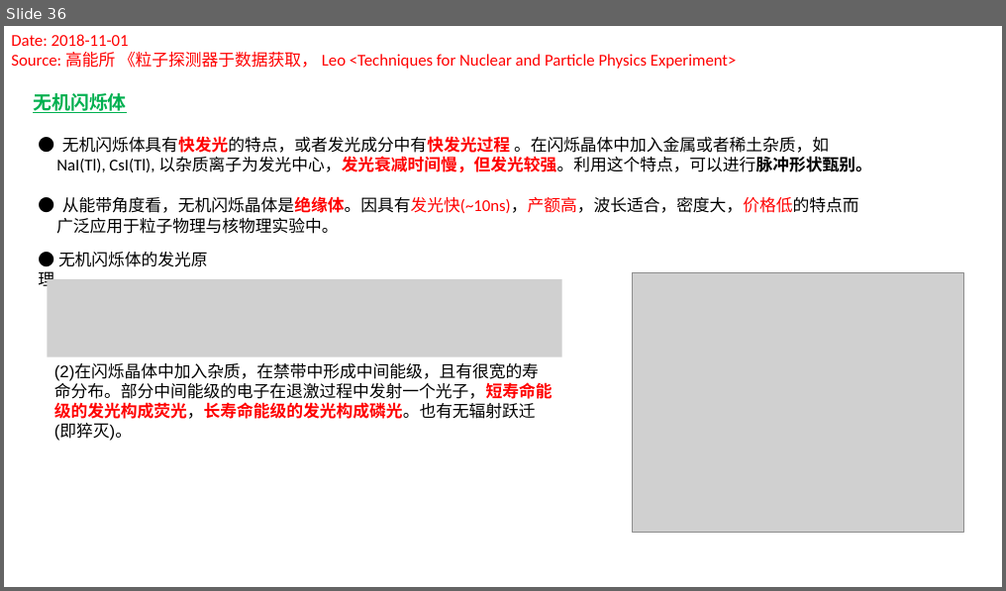
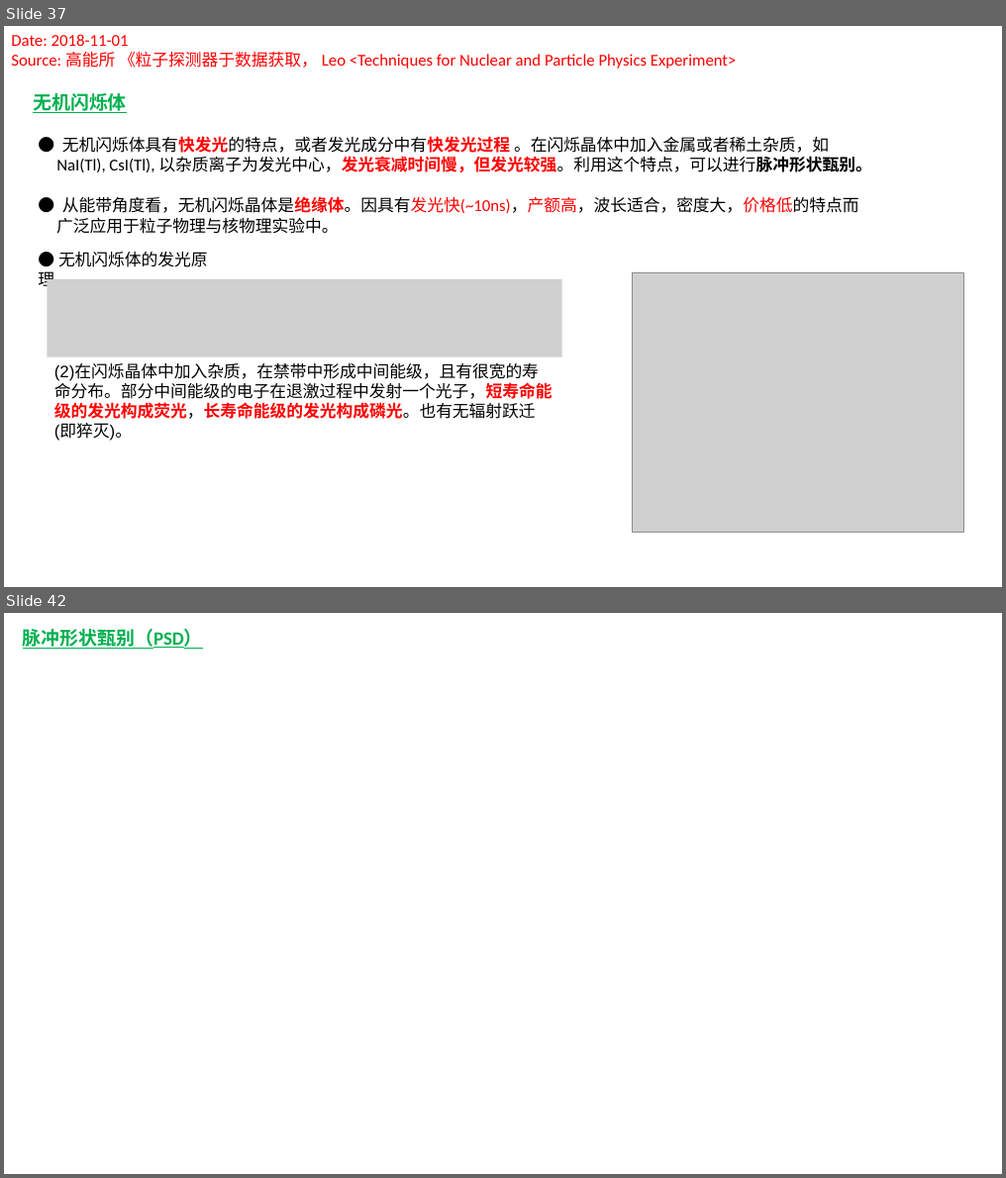
Before and after one commit to gfh16/StudyNotes, a slide deck: 03DE-E-Detector.pptx. Shown one above the other, each under a label of ours: slide 36 before the commit, slides 37 and 42 after it; the slides between them are not shown. The pictures are 1006x591 and 1006x1178 pixels, drawn with LibreOffice and Linux fonts; fonts in the diff are those of the drawing; grey boxes stand for pictures. Boxes give left, top, right and bottom in pixels: in the first picture for what was removed or moved away, otherwise in the second. Text is boxed around its words. In the diff, an @@ line names an element or a change of style, - is before the commit and + after.

```diff
--- a/03DE-E-Detector.pptx
+++ b/03DE-E-Detector.pptx
@@ slide 42 added at bbox=[4, 613, 1002, 1174], background #FFFFFF @@
@@ text added at bbox=[23, 629, 203, 649], 18 pt, text #00B050, bold, underline @@
+脉冲形状甄别（PSD）
@@ what was slide 36 is now slide 37 @@
```
Also in this commit, not shown: 3 slides changed, 4 other slides added, 4 slides removed, 1 other file.
